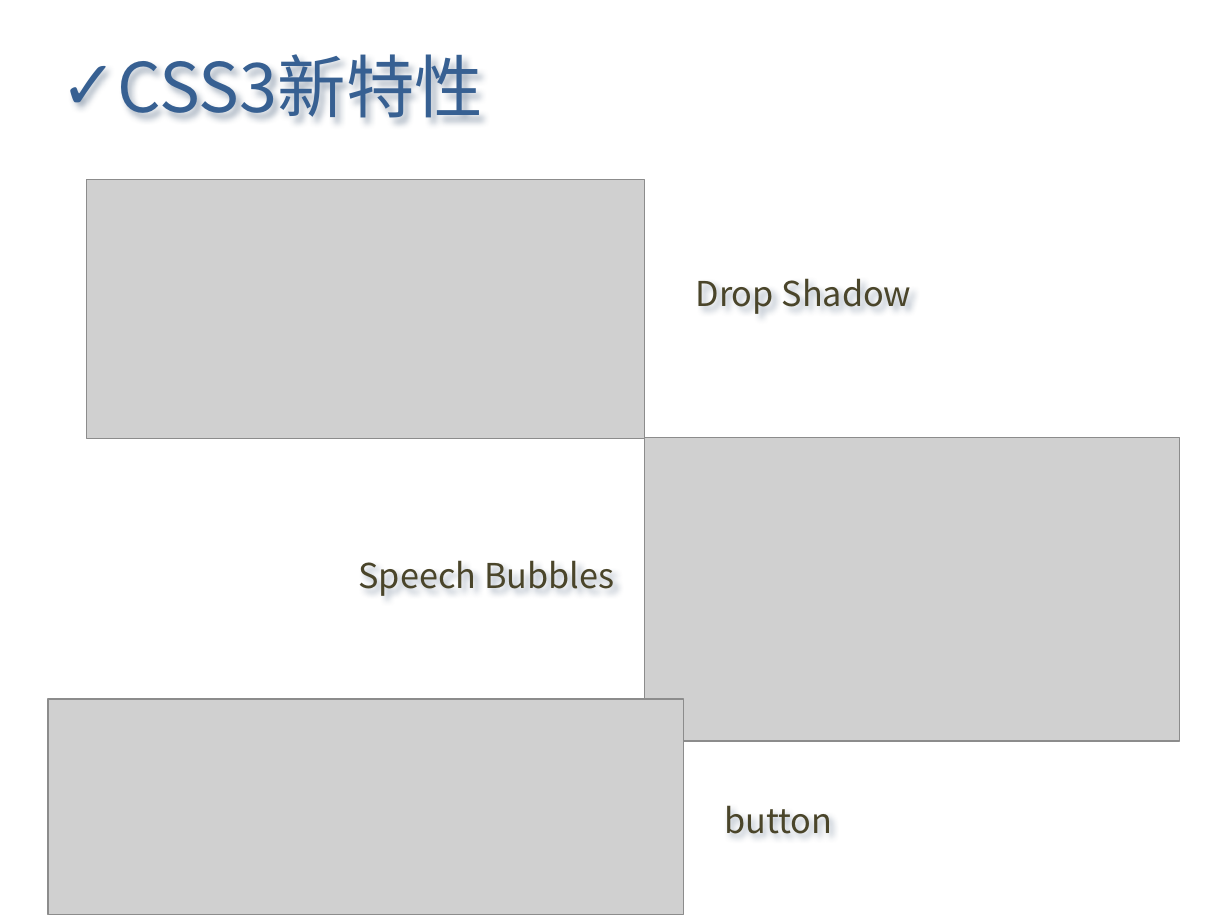
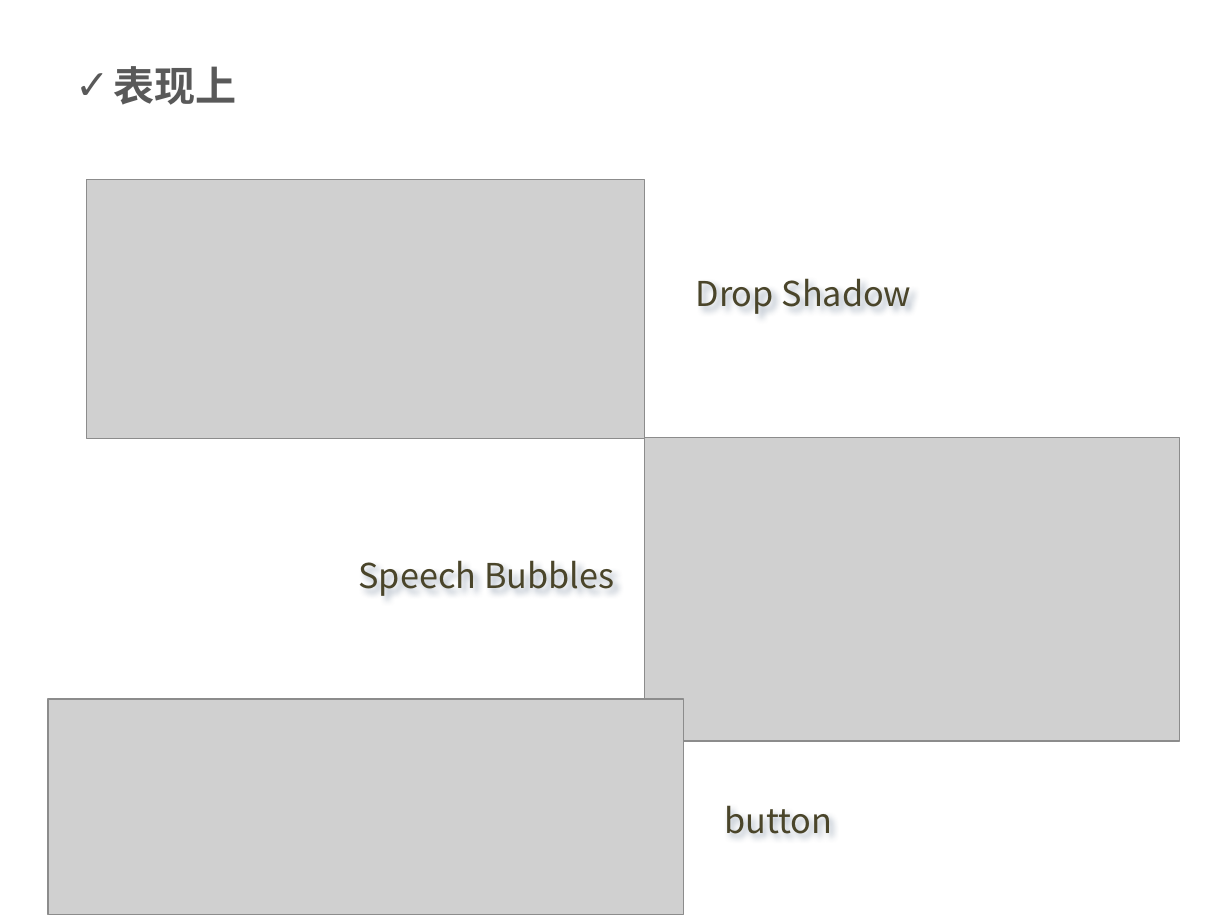
Before and after one commit to Letractively/feng33, a slide deck: slide 9 of ppt/css3知多少2011-06-23.pptx (slide 6 before the commit). Drawn at 1232x924 pixels with LibreOffice and Linux fonts; fonts in the diff are those of the drawing; grey boxes stand for pictures. Boxes give left, top, right and bottom in pixels: in the first picture for what was removed or moved away, otherwise in the second. Text is boxed around its words. In the diff, an @@ line names an element or a change of style, - is before the commit and + after.

```diff
--- a/ppt/css3知多少2011-06-23.pptx
+++ b/ppt/css3知多少2011-06-23.pptx
@@ text removed at <box>117,54,482,119</box> @@
-✓ CSS3新特性
@@ text added at <box>114,66,237,105</box>, 24 pt, text #595959, bold @@
+✓ 表现上
```
Also in this commit, not shown: 11 other slides changed, 6 slides added, 1 slide removed, 37 other files.
